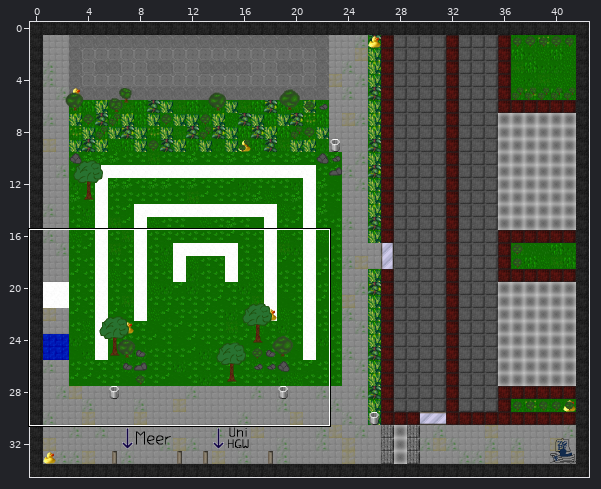
An edit to a level. Tiled map (JSON), Zapf_Uni_Rostock/maps/amphitheater.json. The first picture is a wide view before the edit; the outline marks the close-up.
Close-up. Earlier state:
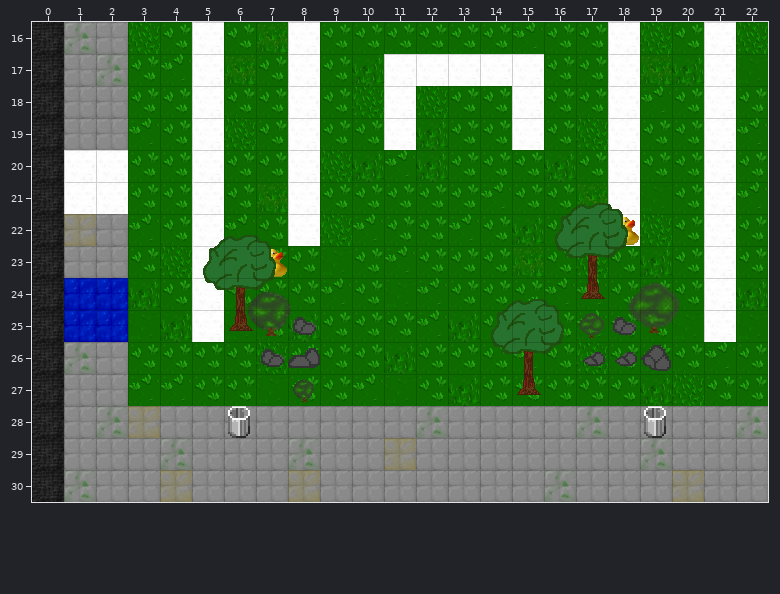
Cells are 32x32 px. Shown: x 0..22, y 16..30. The commit also changed other parts of the map, which this record leaves out.
Once edited:
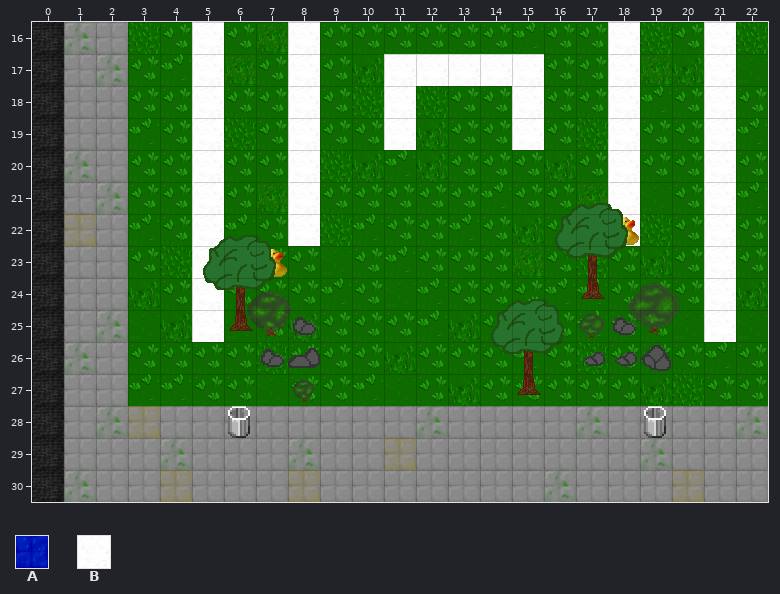
Key: from "floor": A 44, B 52.
_ is an empty cell.
Difference:
{"where": "layer \"Sound1\" (removed)"}
{"y":24,"x":1,"old":"AA","new":"__"}
{"y":25,"x":1,"old":"AA","new":"__"}
{"where": "layer \"Sound2\" (removed)"}
{"y":20,"x":1,"old":"BB","new":"__"}
{"y":21,"x":1,"old":"BB","new":"__"}
{"label":"removed","picture_box":[64,150,128,214]}
{"label":"removed","picture_box":[64,278,128,342]}
